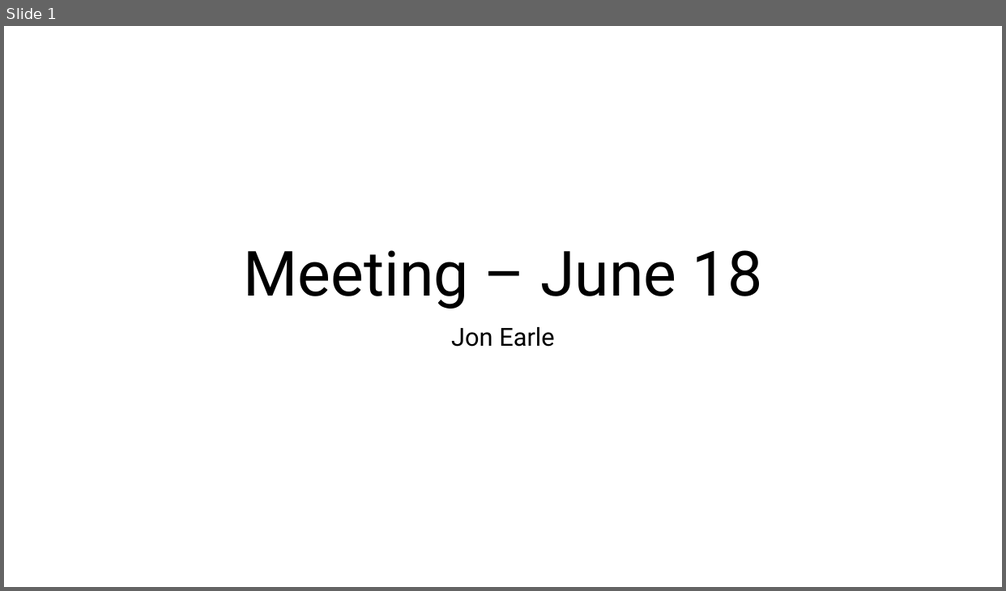
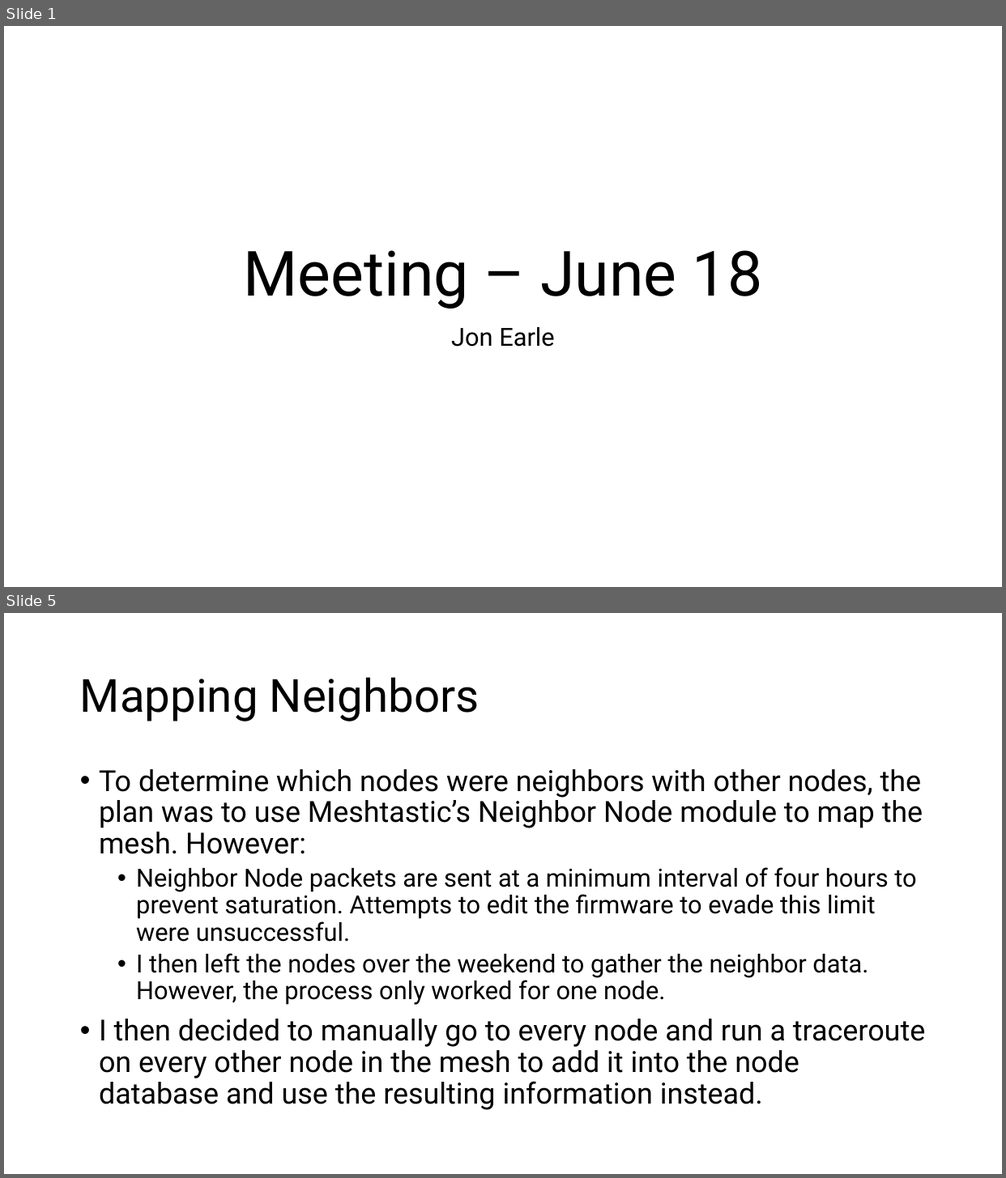
Before and after one commit to jonearle/usra2026, a slide deck: Presentations/week6presentation.pptx. Shown one above the other, each under a label of ours: slide 1 before the commit, slides 1 and 5 after it; the slides between them are not shown. The pictures are 1006x591 and 1006x1178 pixels, drawn with LibreOffice and Linux fonts; fonts in the diff are those of the drawing. Boxes give left, top, right and bottom in pixels: in the first picture for what was removed or moved away, otherwise in the second. Text is boxed around its words. In the diff, an @@ line names an element or a change of style, - is before the commit and + after.

```diff
--- a/Presentations/week6presentation.pptx
+++ b/Presentations/week6presentation.pptx
@@ slide 5 added at <box>4,613,1002,1174</box>, background #FFFFFF @@
@@ title added at <box>80,677,479,722</box>, 44 pt, text #000000 @@
+Mapping Neighbors
@@ text added at <box>99,769,925,1110</box>, 28 pt, text #000000 @@
+• To determine which nodes were neighbors with other nodes, the plan was to use Meshtastic’s Neighbor Node module to map the mesh. However:
+  • Neighbor Node packets are sent at a minimum interval of four hours to prevent saturation. Attempts to edit the firmware to evade this limit were unsuccessful.
+  • I then left the nodes over the weekend to gather the neighbor data. However, the process only worked for one node.
+• I then decided to manually go to every node and run a traceroute on every other node in the mesh to add it into the node database and use the resulting information instead.
```
Also in this commit, not shown: 6 other slides added, 16 other files.
